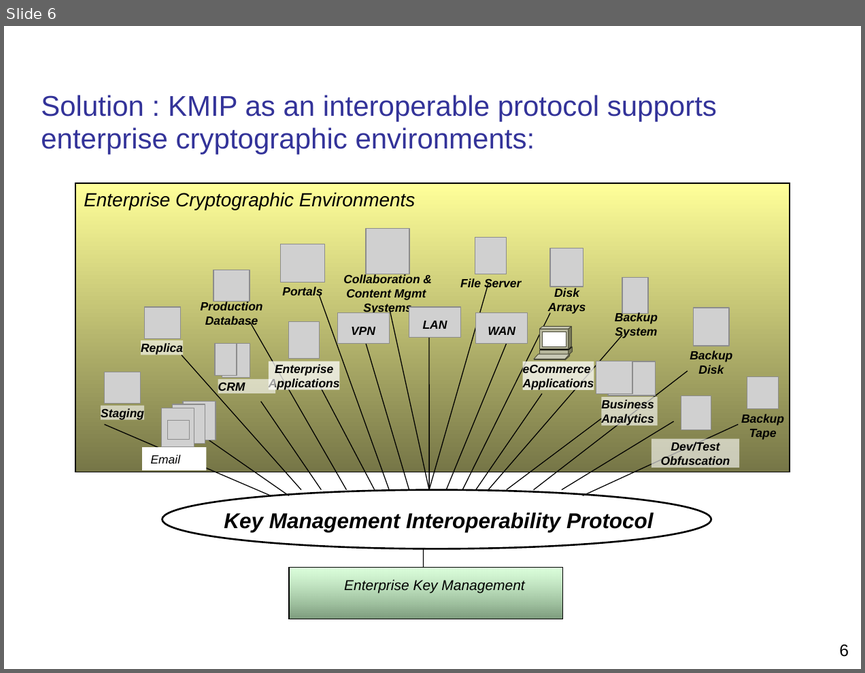
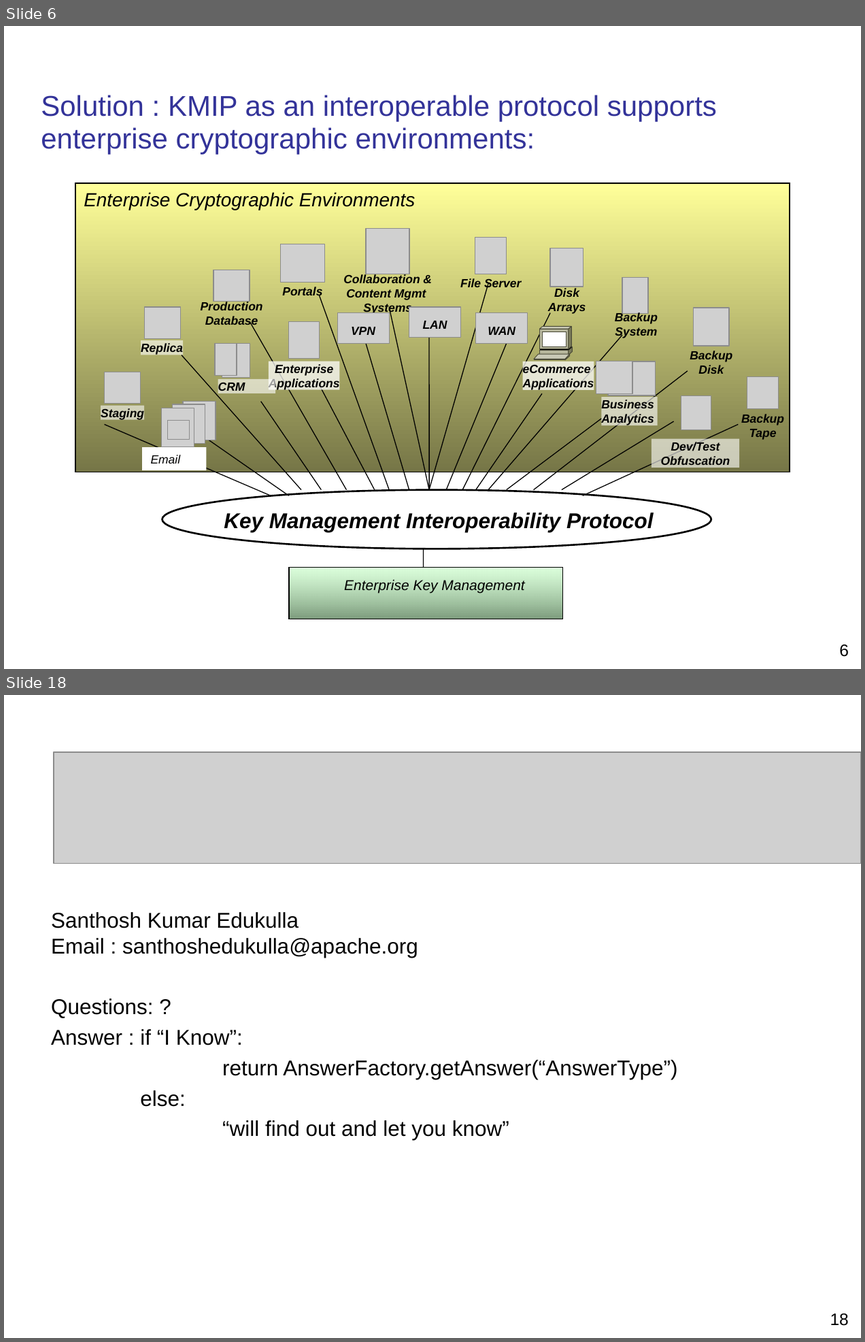
Before and after one commit to sedukull/pykmip-ws, a slide deck: docs/KMIP_Presentation.ppt. Shown one above the other, each under a label of ours: slide 6 before the commit, slides 6 and 18 after it; the slides between them are not shown. The pictures are 865x673 and 865x1342 pixels, drawn with LibreOffice and Linux fonts; fonts in the diff are those of the drawing; grey boxes stand for pictures; background and template pictures are left out. Boxes give left, top, right and bottom in pixels: in the first picture for what was removed or moved away, otherwise in the second. Text is boxed around its words. In the diff, an @@ line names an element or a change of style, - is before the commit and + after.

```diff
--- a/docs/KMIP_Presentation.ppt
+++ b/docs/KMIP_Presentation.ppt
@@ slide 18 added at [4,695,861,1338], background picture (left out) @@
@@ picture added at [54,752,861,864] @@
@@ text added at [51,912,677,1140], 18 pt, text #000000 @@
+  Santhosh Kumar Edukulla
+  Email : santhoshedukulla@apache.org
+  Questions: ?
+  Answer : if “I Know”:
+  return AnswerFactory.getAnswer(“AnswerType”)
+  else:
+  “will find out and let you know”
@@ page number added at [830,1313,849,1325], 14 pt, text #000000 @@
+18
```
Also in this commit, not shown: 13 slides changed, 3 other slides added, 1 slide removed, 8 other files.
